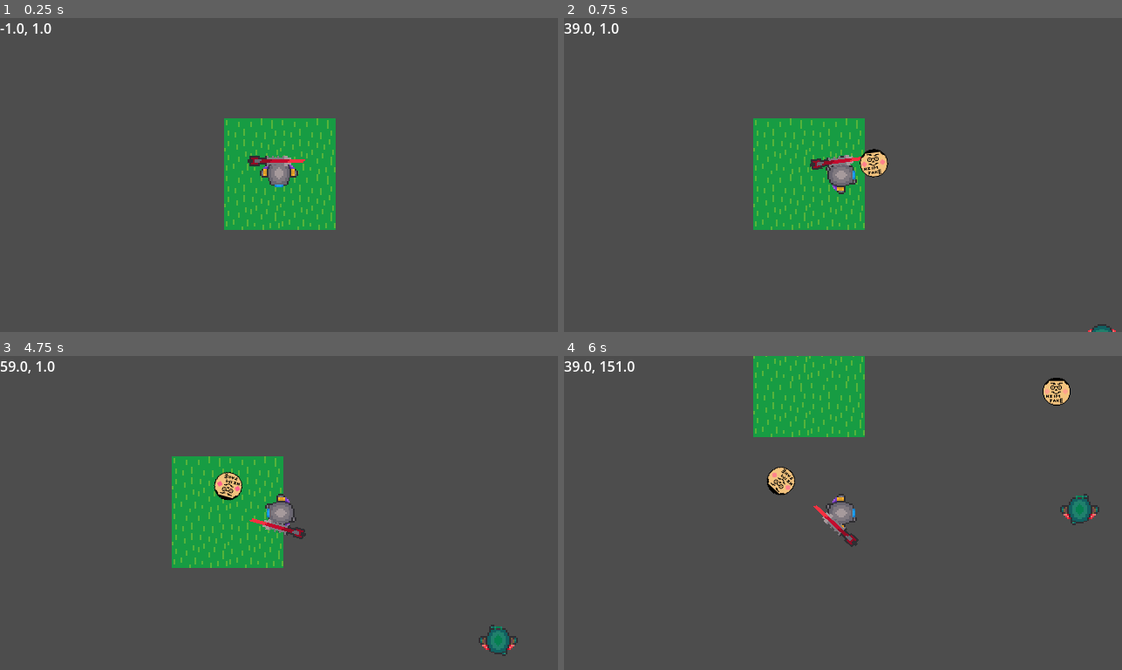
Above: before the commit, frames 1-4 (two rows, left to right).
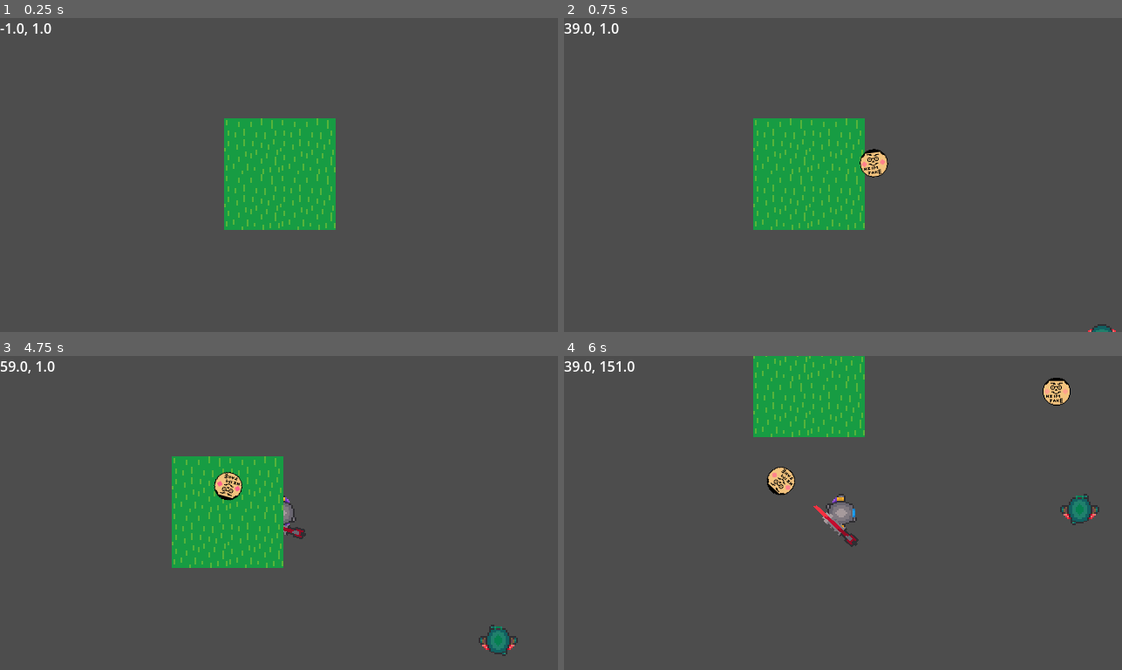
Above: after the commit, the same moments.

Repository: coder1015/real-roguelite
Game: Godot game, scene res://Scenes/Main.tscn
Same seed, same stepped clock (60 frames per second), same inputs: the game is played once before the commit and once after it.
Inputs (mouse positions are in pixels of both pictures, inside the frame that each line leads up to):
- Up to frame 1 (0.25 s): no input
- Up to frame 2 (0.75 s): tap Enter at 0.5 s; move the mouse to (965, 159) at 0.52 s; hold D (move_right) from 0.53 s (still down); click (965, 159) at 0.6 s
- Up to frame 3 (4.75 s): move the mouse to (167, 528) at 1.27 s; release D (move_right) at 1.28 s; hold S (move_down) 1.28-2.03 s; click (167, 528) at 1.35 s; move the mouse to (334, 443) at 2.02 s; hold D (move_right) 2.03-2.78 s; click (334, 443) at 2.1 s; move the mouse to (251, 575) at 2.77 s; hold W (move_up) 2.78-3.53 s; click (251, 575) at 2.85 s; move the mouse to (446, 560) at 3.52 s; hold A (move_left) from 3.53 s (still down); click (446, 560) at 3.6 s; move the mouse to (111, 465) at 4.27 s; click (111, 465) at 4.35 s
- Up to frame 4 (6 s): move the mouse to (870, 513) at 5.02 s; release A (move_left) at 5.03 s; hold S (move_down) 5.03-5.78 s; click (870, 513) at 5.1 s; move the mouse to (759, 434) at 5.77 s; hold D (move_right) from 5.78 s (still down); click (759, 434) at 5.85 s

The runs differ from the first frame. In frame 1, 0.6% of the frame differs, in the area x 44-55%, y 43-54%; in frame 2, 0.6%, in the area x 44-54%, y 43-57%; in frame 3, 0.3%; in frame 4, nothing differs.
Error in both runs: Invalid access to property or key 'hit_taken' on a base object of type 'Area2D'. (res://Scripts/enemy.gd:10)

Commit message:
tilemaplayers

Diff:
--- a/real-roguelike-godot-name/Scenes/Main.tscn
+++ b/real-roguelike-godot-name/Scenes/Main.tscn
@@ -9,8 +9,6 @@
 [node name="Main" type="Node" unique_id=2073461120]
 script = ExtResource("1_idj7w")
 
-[node name="World" parent="." unique_id=785014872 instance=ExtResource("5_world")]
-
 [node name="Enemy" parent="." unique_id=1191545895 instance=ExtResource("4_enemy")]
 position = Vector2(336.00003, 190)
 
@@ -21,3 +19,5 @@
 position = Vector2(-1, 1)
 
 [node name="HUD" parent="." unique_id=583667797 instance=ExtResource("3_kln2b")]
+
+[node name="World" parent="." unique_id=94664925 instance=ExtResource("5_world")]
--- a/real-roguelike-godot-name/Scenes/world.tscn
+++ b/real-roguelike-godot-name/Scenes/world.tscn
@@ -13,10 +13,48 @@
 2:1/0 = 0
 0:2/0 = 0
 
-[sub_resource type="TileSet" id="TileSet_tlwt5"]
+[sub_resource type="TileSet" id="TileSet_go701"]
 tile_size = Vector2i(64, 64)
-sources/4 = SubResource("TileSetAtlasSource_a02cp")
+sources/0 = SubResource("TileSetAtlasSource_a02cp")
 
-[node name="World" type="TileMapLayer" unique_id=785014872]
-tile_map_data = PackedByteArray(0, 0, 255, 255, 0, 0, 4, 0, 0, 0, 0, 0, 0, 0, 0, 0, 0, 0, 4, 0, 0, 0, 0, 0, 0, 0, 0, 0, 255, 255, 4, 0, 0, 0, 0, 0, 0, 0, 255, 255, 255, 255, 4, 0, 0, 0, 0, 0, 0, 0)
-tile_set = SubResource("TileSet_tlwt5")
+[sub_resource type="TileSetAtlasSource" id="TileSetAtlasSource_go701"]
+texture = ExtResource("1_a02cp")
+texture_region_size = Vector2i(64, 64)
+0:0/0 = 0
+1:0/0 = 0
+2:0/0 = 0
+0:1/0 = 0
+1:1/0 = 0
+2:1/0 = 0
+0:2/0 = 0
+
+[sub_resource type="TileSet" id="TileSet_5a7ea"]
+tile_size = Vector2i(64, 64)
+sources/0 = SubResource("TileSetAtlasSource_go701")
+
+[sub_resource type="TileSetAtlasSource" id="TileSetAtlasSource_8j60k"]
+texture = ExtResource("1_a02cp")
+texture_region_size = Vector2i(64, 64)
+0:0/0 = 0
+1:0/0 = 0
+2:0/0 = 0
+0:1/0 = 0
+1:1/0 = 0
+2:1/0 = 0
+0:2/0 = 0
+
+[sub_resource type="TileSet" id="TileSet_fo5ed"]
+tile_size = Vector2i(64, 64)
+sources/1 = SubResource("TileSetAtlasSource_8j60k")
+
+[node name="World" type="Node2D" unique_id=94664925]
+
+[node name="Ground" type="TileMapLayer" parent="." unique_id=2013494260]
+tile_map_data = PackedByteArray(0, 0, 255, 255, 255, 255, 0, 0, 0, 0, 0, 0, 0, 0, 0, 0, 255, 255, 0, 0, 0, 0, 0, 0, 0, 0, 0, 0, 0, 0, 0, 0, 0, 0, 0, 0, 0, 0, 255, 255, 0, 0, 0, 0, 0, 0, 0, 0, 0, 0)
+tile_set = SubResource("TileSet_go701")
+
+[node name="Decorations" type="TileMapLayer" parent="." unique_id=1274346856]
+tile_set = SubResource("TileSet_5a7ea")
+
+[node name="Obstacles" type="TileMapLayer" parent="." unique_id=1392002351]
+tile_set = SubResource("TileSet_fo5ed")
